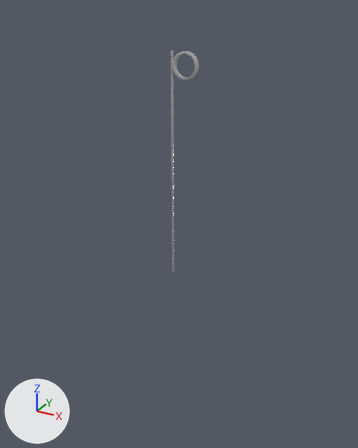
The Blender file Blender Files/ring+pole.blend: old version first, new version second.
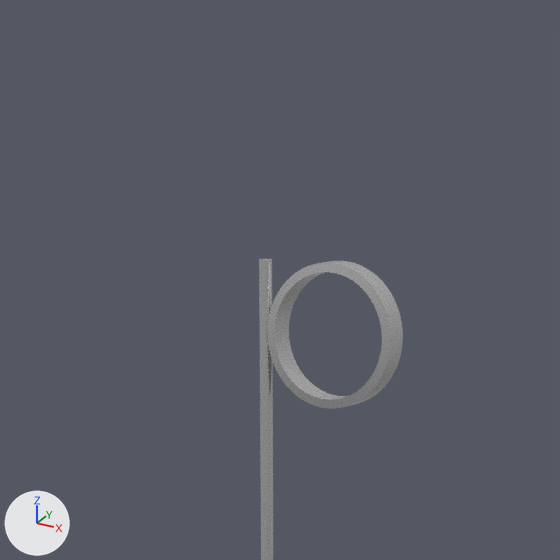
The first picture shows the older version from a 50 mm camera at (20.5, -36.2, 23.2) aimed at (-0.1, 1.3, 4.5). The close-ups show both versions on the part from 34% to 64% of the width and 0% to 24% of the height of that picture; other places that the commit changed are outside them. Every picture has the same lights, and +X, +Y and +Z are marked at lower left.
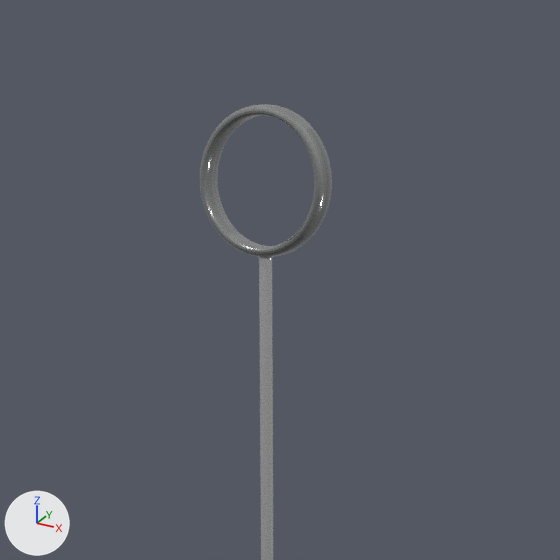
Where the change shows, as pixel boxes (x1, y1, x2, y2) in the close-ups (560 x 560 px):
'Torus.001', deleted
    before: (268, 261, 403, 409)
'smooth ring', added
    after: (200, 104, 332, 257)

The change, as a list of edits to the scene's bpy script:
```text
Add img_ring_pole_brushed_metal_jpg:
    img_ring_pole_brushed_metal_jpg = load_image('ring+pole_brushed_metal.jpg', '../app/src/main/resources/textures/ring+pole_brushed_metal.jpg', 1160, 772, 'sRGB')
Add mat_material_002:
    mat_material_002 = bpy.data.materials.new('Material.002')
    # uses the picture img_ring_pole_brushed_metal_jpg
Add me_torus_002:
    me_torus_002.from_pydata(...)  # 288 vertices, 288 faces; spans x -1.1..1.1, y -1.1..1.1, z -0.23..0.23
    me_torus_002.materials.append(mat_material_002)
Remove ob_torus_001:
    ob_torus_001 = bpy.data.objects.new('Torus.001', me_torus_001)
    ob_torus_001.location = (1.13, 0.0, 18.9)
    ob_torus_001.rotation_euler = (1.571, 0.0, 0.0)  # degrees (90, 0, 0)
Add ob_smooth_ring:
    ob_smooth_ring = bpy.data.objects.new('smooth ring', me_torus_002)
    ob_smooth_ring.location = (0.0, 0.0, 21.12)
    ob_smooth_ring.rotation_euler = (1.571, 0.0, 0.0)  # degrees (90, 0, 0)
    _m = ob_smooth_ring.modifiers.new('Subdivision', 'SUBSURF')
    _m.levels = 4
    _m.render_levels = 4
```
